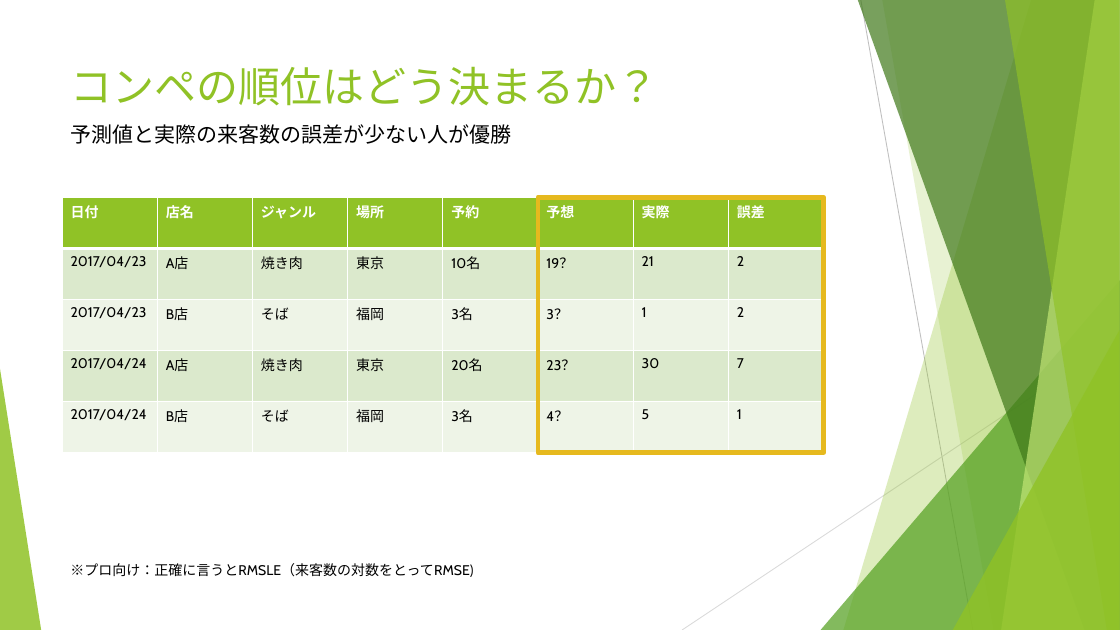
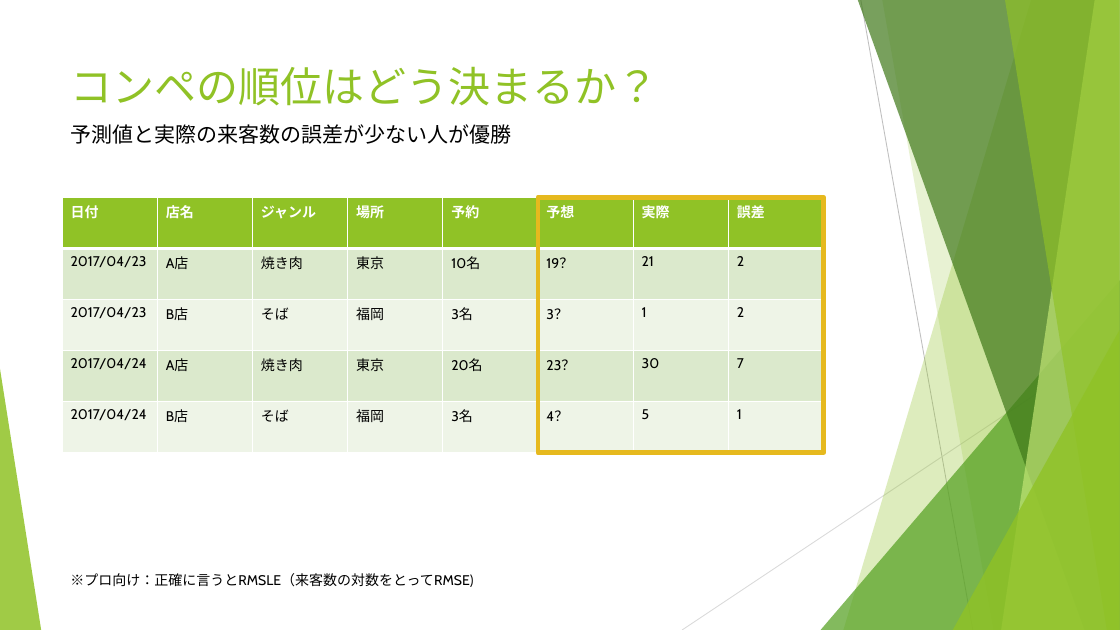
Before and after one commit to backonhighway/kaggle_recruit, a slide deck: slide 6 of 猫でもわかるKaggle.pptx. Drawn at 1120x630 pixels with LibreOffice and Linux fonts; fonts in the diff are those of the drawing. Boxes give left, top, right and bottom in pixels: in the first picture for what was removed or moved away, otherwise in the second. Text is boxed around its words. In the diff, an @@ line names an element or a change of style, - is before the commit and + after.

```diff
--- a/猫でもわかるKaggle.pptx
+++ b/猫でもわかるKaggle.pptx
@@ text "※プロ向け：正確に言うとRMSLE（来客数の対数をとってRMSE)": place and size @@
-text "※プロ向け：正確に言うとRMSLE（来客数の対数をとってRMSE)" at [70,563,473,577]
+text "※プロ向け：正確に言うとRMSLE（来客数の対数をとってRMSE)" at [70,573,473,587]
```
Also in this commit, not shown: 9 other slides changed, 1 slide removed.
